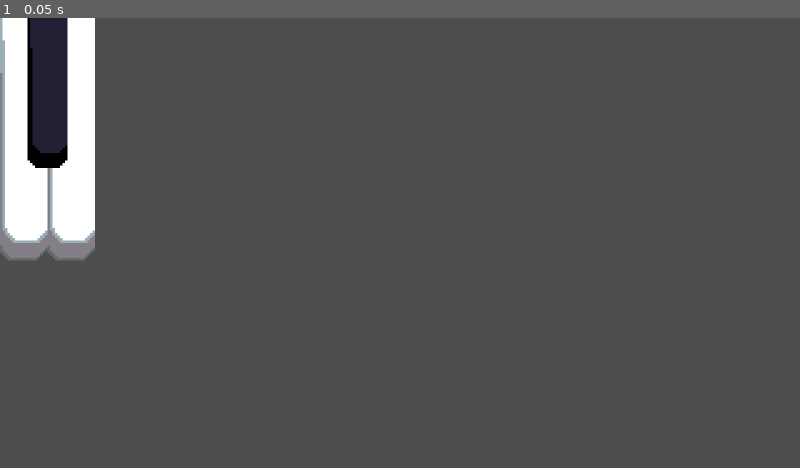
Above: before the commit, frame 1.
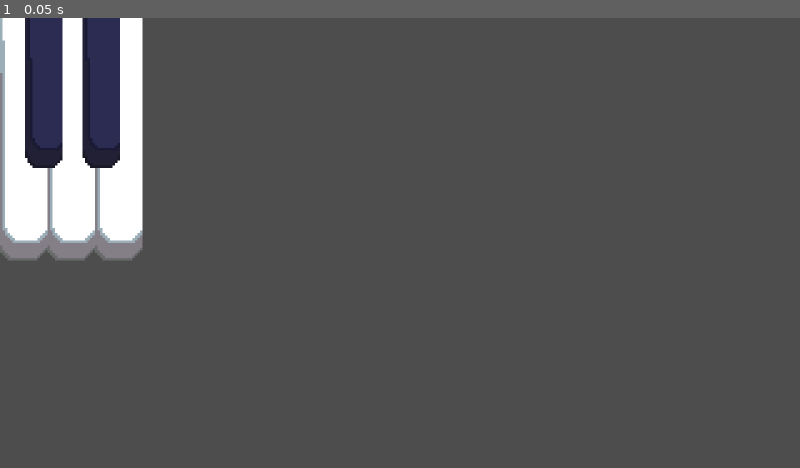
Above: after the commit, the same moment.

Repository: BeneUser/literalkeyboard
Game: Godot game, scene res://scenes/literalkeyboard.tscn
Two runs of this game, one before a commit and one after it. Both use one fixed random seed, a clock stepped at 60 frames per second and the inputs below. Before the commit the project starts from res://literalkeyboard.tscn.
Inputs:
- Up to frame 1 (0.05 s): no input

The runs differ from the first frame. In frame 1, 5.5% of the frame differs, in the area x 3-18%, y 0-54%.

Commit message:
Retextured black keys, and added some keys

Diff:
--- a/literalkeyboard.tscn
+++ /dev/null
@@ -1,36 +0,0 @@
-[gd_scene format=3 uid="uid://b2u5sl8udsgtx"]
-
-[ext_resource type="PackedScene" uid="uid://bugc7fpdm0o5a" path="res://whitekey.tscn" id="1_y1bol"]
-[ext_resource type="PackedScene" uid="uid://dxttwogf8em7x" path="res://blackkey.tscn" id="2_vi2fw"]
-
-[node name="Control" type="Control" unique_id=1846378993]
-layout_mode = 3
-anchors_preset = 15
-anchor_right = 1.0
-anchor_bottom = 1.0
-grow_horizontal = 2
-grow_vertical = 2
-
-[node name="Whitekey" parent="." unique_id=122809443 instance=ExtResource("1_y1bol")]
-layout_mode = 1
-anchors_preset = 0
-offset_bottom = 97.0
-grow_horizontal = 1
-grow_vertical = 1
-key = "M"
-
-[node name="Whitekey2" parent="." unique_id=1452715537 instance=ExtResource("1_y1bol")]
-layout_mode = 0
-anchors_preset = 0
-offset_left = 19.0
-offset_right = 38.0
-offset_bottom = 97.0
-grow_horizontal = 1
-grow_vertical = 1
-key = ","
-
-[node name="Blackkey" parent="." unique_id=603525735 instance=ExtResource("2_vi2fw")]
-layout_mode = 0
-offset_left = 11.0
-offset_right = 27.0
-key = "K"
--- a/project.godot
+++ b/project.godot
@@ -41,6 +41,16 @@
 "events": [Object(InputEventKey,"resource_local_to_scene":false,"resource_name":"","device":-1,"window_id":0,"alt_press …(191 unchanged characters)…
 ]
 }
+L={
+"deadzone": 0.2,
+"events": [Object(InputEventKey,"resource_local_to_scene":false,"resource_name":"","device":-1,"window_id":0,"alt_pressed":false,"shift_pressed":false,"ctrl_pressed":false,"meta_pressed":false,"pressed":false,"keycode":0,"physical_keycode":76,"key_label":0,"unicode":108,"location":0,"echo":false,"script":null)
+]
+}
+.={
+"deadzone": 0.2,
+"events": [Object(InputEventKey,"resource_local_to_scene":false,"resource_name":"","device":-1,"window_id":0,"alt_pressed":false,"shift_pressed":false,"ctrl_pressed":false,"meta_pressed":false,"pressed":false,"keycode":0,"physical_keycode":46,"key_label":0,"unicode":46,"location":0,"echo":false,"script":null)
+]
+}
 
 [physics]
 
--- a/blackkey.tscn
+++ b/scenes/blackkey.tscn
@@ -1,8 +1,8 @@
 [gd_scene format=3 uid="uid://dxttwogf8em7x"]
 
-[ext_resource type="Script" uid="uid://bve7auufhp2hi" path="res://key.gd" id="1_4mqnw"]
-[ext_resource type="Texture2D" uid="uid://b3frv4mcayfi1" path="res://assets/LiteralBlackKey.png" id="1_vs767"]
-[ext_resource type="Texture2D" uid="uid://b3vikiuvdbkww" path="res://assets/LiteralBlackKeyPressed.png" id="2_4mqnw"]
+[ext_resource type="Script" uid="uid://bve7auufhp2hi" path="res://scenes/key.gd" id="1_4mqnw"]
+[ext_resource type="Texture2D" uid="uid://bswt10pwasehv" path="res://assets/LiteralBlackKey.png" id="1_vs767"]
+[ext_resource type="Texture2D" uid="uid://3fwumitvs83s" path="res://assets/LiteralBlackKeyPressed.png" id="2_4mqnw"]
 
 [node name="Blackkey" type="Control" unique_id=603525735]
 layout_mode = 3
@@ -19,9 +19,9 @@
 texture = ExtResource("1_vs767")
 region_rect = Rect2(0, 0, 16, 60)
 patch_margin_left = 6
-patch_margin_top = 13
+patch_margin_top = 18
 patch_margin_right = 4
-patch_margin_bottom = 10
+patch_margin_bottom = 13
 
 [node name="Pressed" type="NinePatchRect" parent="." unique_id=1997689654]
 visible = false
--- /dev/null
+++ b/scenes/literalkeyboard.tscn
@@ -0,0 +1,45 @@
+[gd_scene format=3 uid="uid://b2u5sl8udsgtx"]
+
+[ext_resource type="PackedScene" uid="uid://bugc7fpdm0o5a" path="res://scenes/whitekey.tscn" id="1_y1bol"]
+[ext_resource type="PackedScene" uid="uid://dxttwogf8em7x" path="res://scenes/blackkey.tscn" id="2_vi2fw"]
+
+[node name="Control" type="Control" unique_id=1846378993]
+layout_mode = 3
+anchors_preset = 15
+anchor_right = 1.0
+anchor_bottom = 1.0
+grow_horizontal = 2
+grow_vertical = 2
+
+[node name="Whitekey" parent="." unique_id=122809443 instance=ExtResource("1_y1bol")]
+layout_mode = 1
+offset_bottom = 97.0
+key = "M"
+
+[node name="Blackkey" parent="." unique_id=603525735 instance=ExtResource("2_vi2fw")]
+z_index = 1
+layout_mode = 0
+offset_left = 10.0
+offset_right = 25.0
+key = "K"
+
+[node name="Whitekey2" parent="." unique_id=1452715537 instance=ExtResource("1_y1bol")]
+layout_mode = 0
+offset_left = 19.0
+offset_right = 38.0
+offset_bottom = 97.0
+key = ","
+
+[node name="Blackkey2" parent="." unique_id=1445895418 instance=ExtResource("2_vi2fw")]
+z_index = 1
+layout_mode = 0
+offset_left = 33.0
+offset_right = 48.0
+key = "L"
+
+[node name="Whitekey3" parent="." unique_id=1934927839 instance=ExtResource("1_y1bol")]
+layout_mode = 0
+offset_left = 38.0
+offset_right = 57.0
+offset_bottom = 97.0
+key = "."
--- a/whitekey.tscn
+++ b/scenes/whitekey.tscn
@@ -1,15 +1,16 @@
 [gd_scene format=3 uid="uid://bugc7fpdm0o5a"]
 
 [ext_resource type="Texture2D" uid="uid://de0gimujokytm" path="res://assets/LiteralKey.png" id="1_kxvhw"]
-[ext_resource type="Script" uid="uid://bve7auufhp2hi" path="res://key.gd" id="1_qeio1"]
+[ext_resource type="Script" uid="uid://bve7auufhp2hi" path="res://scenes/key.gd" id="1_qeio1"]
 [ext_resource type="Texture2D" uid="uid://ffncvafi2tyu" path="res://assets/LiteralKeyPressed.png" id="2_qeio1"]
+
+[sub_resource type="AudioStream" id="AudioStream_xsk1i"]
 
 [node name="Whitekey" type="Control" unique_id=122809443]
 layout_mode = 3
+anchors_preset = 0
 offset_right = 19.0
 offset_bottom = 64.0
-grow_horizontal = 2
-grow_vertical = 2
 script = ExtResource("1_qeio1")
 
 [node name="Unpressed" type="NinePatchRect" parent="." unique_id=1270174910]
@@ -17,6 +18,8 @@
 anchors_preset = 15
 anchor_right = 1.0
 anchor_bottom = 1.0
+grow_horizontal = 2
+grow_vertical = 2
 texture = ExtResource("1_kxvhw")
 region_rect = Rect2(0, 4, 32, 92)
 patch_margin_left = 6
@@ -36,3 +39,6 @@
 patch_margin_top = 25
 patch_margin_right = 6
 patch_margin_bottom = 14
+
+[node name="AudioStreamPlayer" type="AudioStreamPlayer" parent="." unique_id=1213044271]
+stream = SubResource("AudioStream_xsk1i")
Binary file changed: assets/LiteralBlackKey.png
Not shown, changed: assets/LiteralBlackKey.png.import
Binary file changed: assets/LiteralBlackKeyPressed.png
Not shown, changed: assets/LiteralBlackKeyPressed.png.import
Renamed: key.gd -> scenes/key.gd
Renamed: key.gd.uid -> scenes/key.gd.uid
